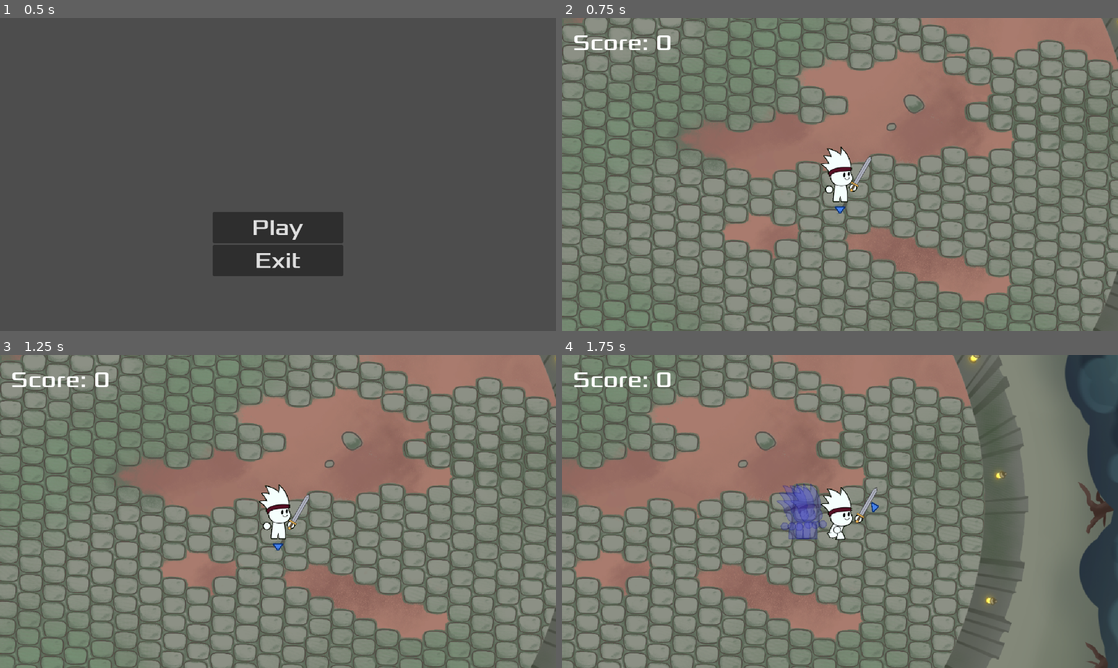
Above: before the commit, frames 1-4 (two rows, left to right).
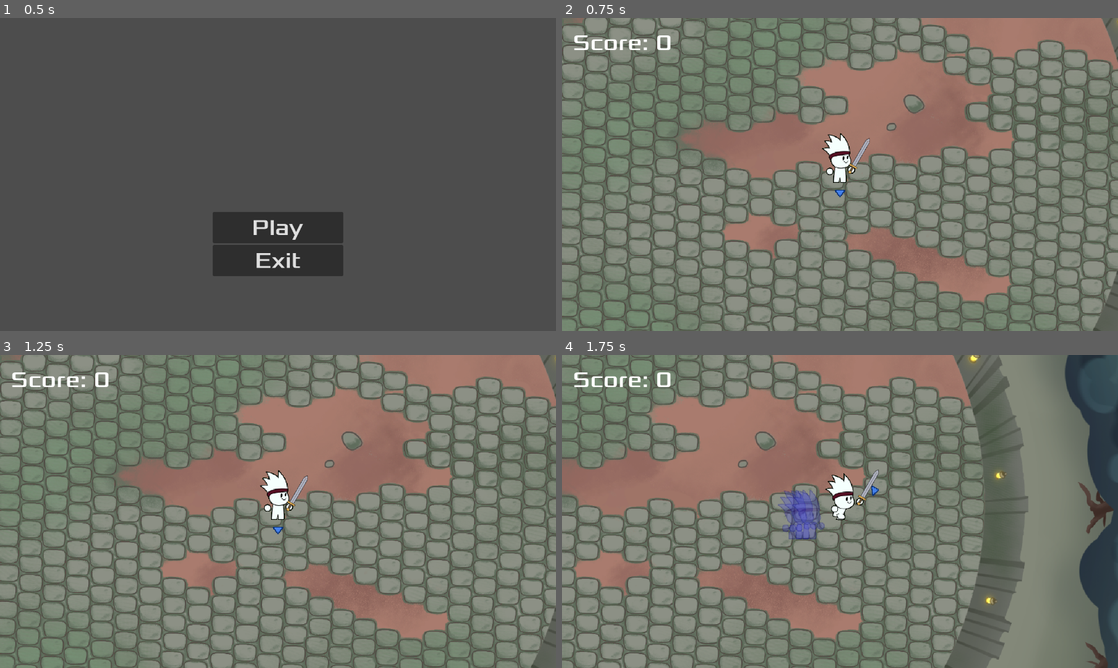
Above: after the commit, the same moments.

Repository: freddder/GMTK_Jam_2024
Game: Godot game, scene res://scenes/main_menu.tscn
Same seed, same stepped clock (60 frames per second), same inputs: the game is played once before the commit and once after it.
Inputs (mouse positions are in pixels of both pictures, inside the frame that each line leads up to):
- Up to frame 1 (0.5 s): no input
- Up to frame 2 (0.75 s): click "Play" at 0.5 s
- Up to frame 3 (1.25 s): no input
- Up to frame 4 (1.75 s): move the mouse to (962, 495) at 1.27 s; hold D (move_right) from 1.28 s (still down); hold Shift (dash) from 1.28 s (still down)

Frame 1 is identical in both runs. In frame 2, 0.9% of the frame differs, in the area x 46-56%, y 36-63%; in frame 3, 0.9%; in frame 4, 1.3%, in the area x 38-57%, y 36-60%.

Commit message:
fixed idle/run animations

Diff:
--- a/scenes/player.tscn
+++ b/scenes/player.tscn
@@ -631,7 +631,7 @@
 }],
 "loop": true,
 "name": &"idle",
-"speed": 6.0
+"speed": 7.0
 }, {
 "frames": [{
 "duration": 1.0,
@@ -860,14 +860,18 @@
 [node name="AnimatedSprite2D" type="AnimatedSprite2D" parent="."]
 self_modulate = Color(1, 1, 1, 0.439216)
 material = SubResource("ShaderMaterial_asjqi")
+position = Vector2(0, -37)
 sprite_frames = SubResource("SpriteFrames_l4jrd")
 animation = &"swing_finish"
-frame = 11
-frame_progress = 0.279397
 metadata/_edit_group_ = true
 
-[node name="SwordSocket" type="Node2D" parent="."]
-position = Vector2(18, 39)
+[node name="MouseDirectionSprite" type="Sprite2D" parent="AnimatedSprite2D"]
+position = Vector2(0, 5)
+texture = ExtResource("3_ja3ln")
+offset = Vector2(0, -68)
+
+[node name="SwordSocket" type="Node2D" parent="AnimatedSprite2D"]
+position = Vector2(38, 14)
 rotation = 0.523599
 script = ExtResource("4_irc1d")
 blade_tip = ExtResource("5_gqm2j")
@@ -875,15 +879,11 @@
 hilt = ExtResource("7_37721")
 
 [node name="CollisionShape2D" type="CollisionShape2D" parent="."]
-position = Vector2(0.5, 15.5)
+position = Vector2(0, -14)
 shape = SubResource("RectangleShape2D_bq6x7")
 
 [node name="Camera2D" type="Camera2D" parent="."]
 material = SubResource("ShaderMaterial_61set")
-
-[node name="MouseDirectionSprite" type="Sprite2D" parent="."]
-texture = ExtResource("3_ja3ln")
-offset = Vector2(0, -68)
 
 [node name="AttackShapeCast2D" type="ShapeCast2D" parent="."]
 enabled = false
--- a/scripts/player.gd
+++ b/scripts/player.gd
@@ -250,7 +250,7 @@
 	# Add half PI (90 degrees) because sprite looks upwards by default,
 	# but rotation at 0 radians faces west
 	mouse_direction_angle_rad = atan2(mouse_position.y, mouse_position.x) + PI / 2.0
-	$MouseDirectionSprite.rotation = mouse_direction_angle_rad
+	$AnimatedSprite2D/MouseDirectionSprite.rotation = mouse_direction_angle_rad
 
 
 func get_facing_direction() -> int:
--- a/scripts/sword_socket.gd
+++ b/scripts/sword_socket.gd
@@ -6,8 +6,8 @@
 @export var hilt: Texture2D
 @export var default_rotation: float = 30.0
 
-@onready var player := get_parent() as PlayerCharacter
-@onready var player_sprite: AnimatedSprite2D = player.find_child("AnimatedSprite2D")
+@onready var player_sprite: AnimatedSprite2D = get_parent()
+@onready var player: PlayerCharacter = player_sprite.get_parent()
 
 var attack_radius_before_shrink: float = 0.0
 var last_attack_radius: float = 0.0
@@ -15,25 +15,28 @@
 var shrink_start_time: float = 0.0
 var is_shrinking := false
 
+var global_offset := Vector2(0.0, 0.0)
+
+
 var idle_animation_offsets: Array[Vector2] = [
-	Vector2(25.0, 27.0),
-	Vector2(25.0, 25.0),
-	Vector2(25.0, 24.0),
-	Vector2(25.0, 25.0),
+	Vector2(22.0, 28.0),
+	Vector2(22.0, 27.5),
+	Vector2(22.0, 27.0),
+	Vector2(22.0, 27.5),
 ]
 
 var run_animation_offsets: Array[Vector2] = [
-	Vector2(35.0, 10.0),
-	Vector2(35.0, 13.0),
-	Vector2(36.0, 14.0),
-	Vector2(36.0, 15.0),
-	Vector2(36.0, 14.0),
-	Vector2(36.0, 12.0),
-	Vector2(36.0, 10.0),
-	Vector2(36.0, 12.0),
-	Vector2(36.0, 14.0),
-	Vector2(36.0, 15.0),
-	Vector2(36.0, 13.0),
+	Vector2(39.0, 14.0),
+	Vector2(39.0, 16.0),
+	Vector2(39.0, 17.0),
+	Vector2(39.0, 18.0),
+	Vector2(39.0, 17.0),
+	Vector2(39.0, 15.0),
+	Vector2(39.0, 15.0),
+	Vector2(39.0, 16.0),
+	Vector2(39.0, 17.0),
+	Vector2(39.0, 18.0),
+	Vector2(39.0, 16.0),
 ]
 
 var hit_react_animation_offsets: Array[Vector2] = [
@@ -64,7 +67,7 @@
 
 var swing_finish_animation_offsets: Array[Vector2] = [
 	Vector2(36.5, 7.0),
-	Vector2(38.0, 7.5),
+	Vector2(36.0, 7.5),
 	Vector2(35.0, 5.0),
 	Vector2(42.0, 17.0),
 	Vector2(35.0, 38.0),
@@ -74,7 +77,7 @@
 	Vector2(-3.0, 37.0),
 	Vector2(6.0, 41.0),
 	Vector2(18.0, 39.0),
-	Vector2(25.5, 28.0),
+	Vector2(22.5, 27.5),
 ]
 
 var thrust_start_animation_offsets: Array[Vector2] = [
@@ -198,11 +201,11 @@
 
 var thrust_loop_animation_rotations: Array[float] = [
 	90,
-	92,
-	90,
-	88,
-	90,
-	92,
+	90.5,
+	90,
+	89.5,
+	90,
+	90.5,
 ]
 
 var thrust_finish_animation_rotations: Array[float] = [
@@ -355,6 +358,7 @@
 	elif player_sprite.animation == "death":
 		return_value = death_animation_offsets[player_sprite.frame]
 
+	return_value += global_offset
 	return_value.x *= get_horizontal_flip()
 	return return_value
 
Binary file changed: content/sprites/player/idle_atlas.png
Binary file changed: content/sprites/player/run_atlas.png
